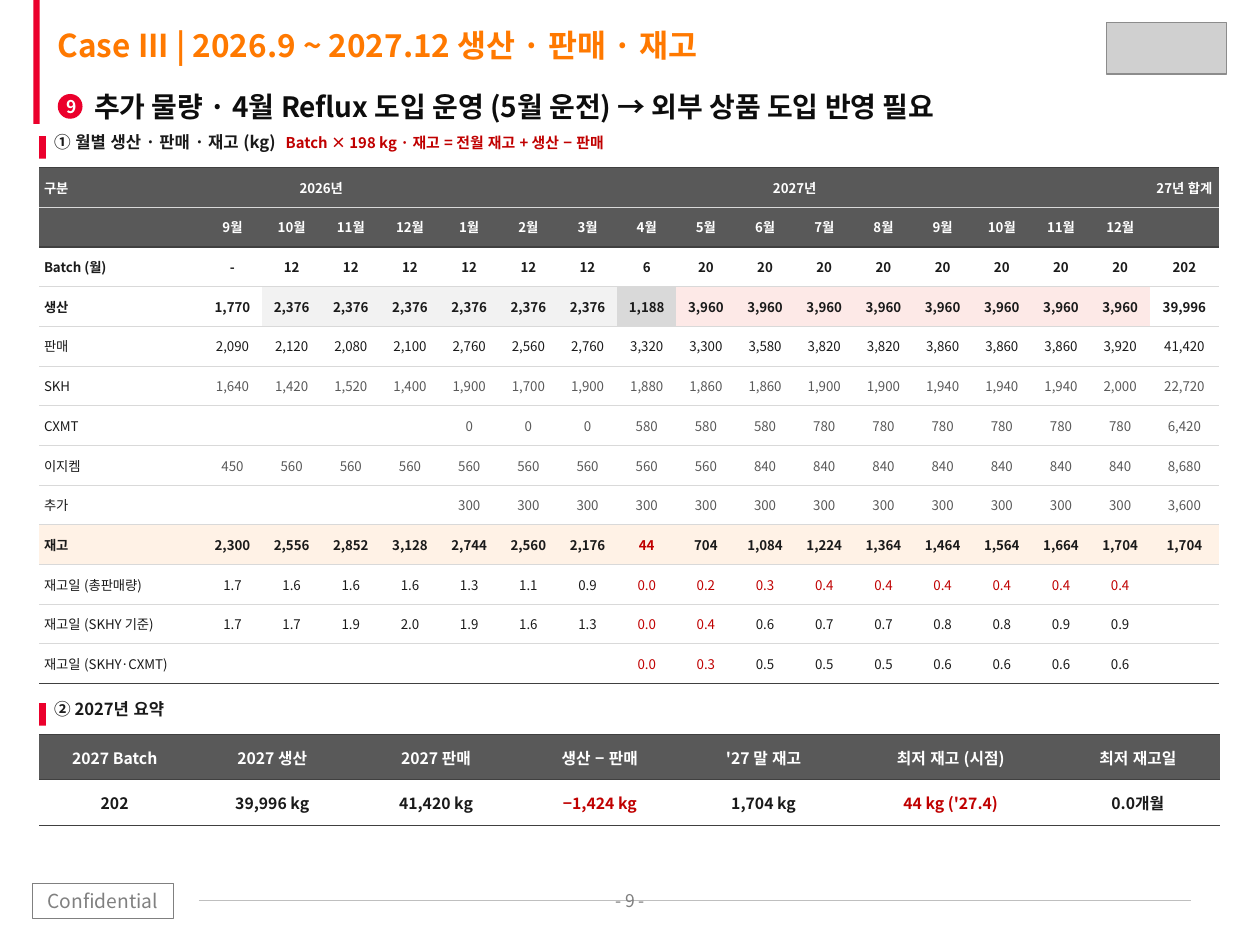
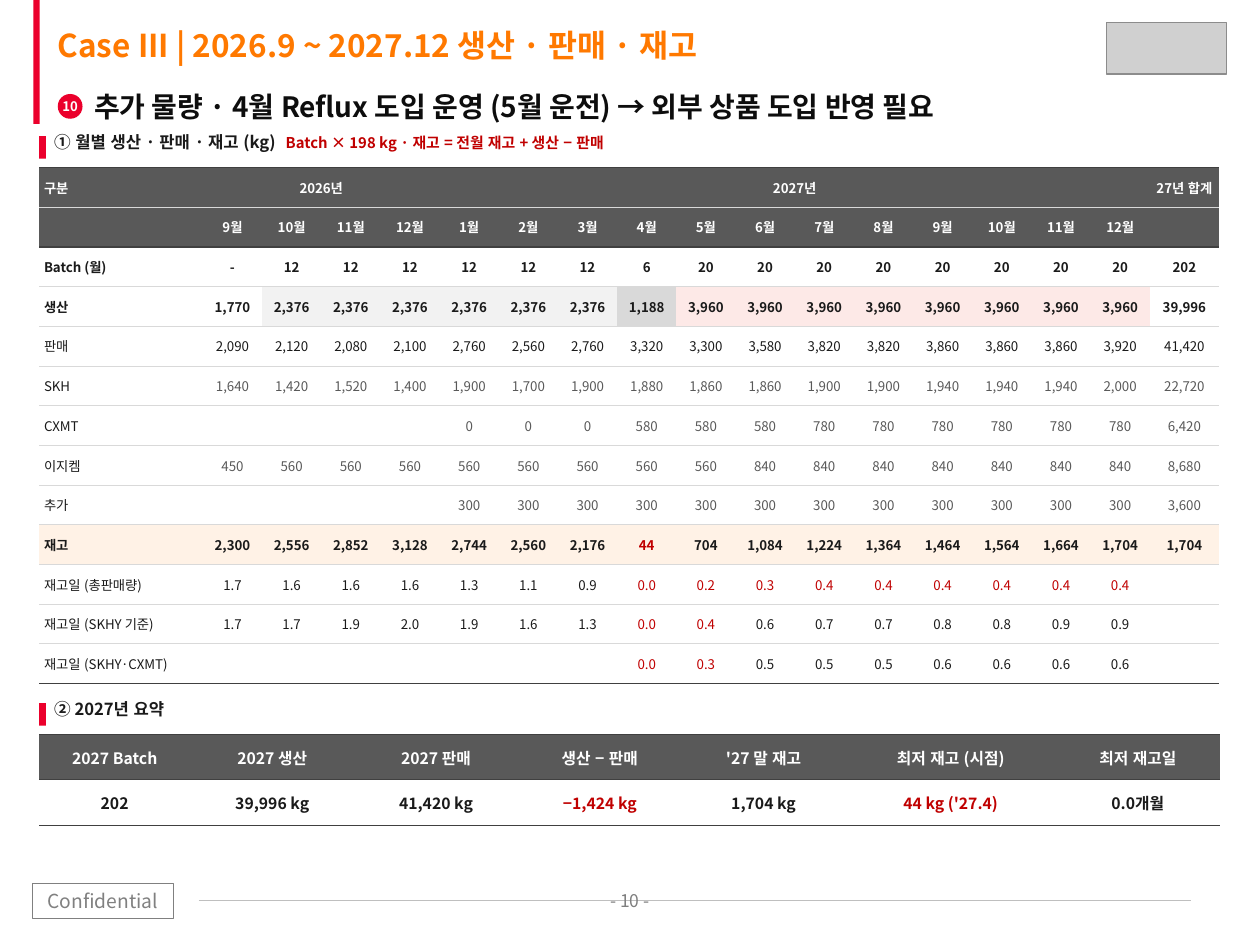
Before and after one commit to Jameskim25/-, a slide deck: slide 10 of SKTC_CpZr_Capacity_Reflux_Roadmap_2027_2028.pptx (slide 9 before the commit). Drawn at 1260x945 pixels with LibreOffice and Linux fonts; fonts in the diff are those of the drawing; grey boxes stand for pictures. Boxes give left, top, right and bottom in pixels: in the first picture for what was removed or moved away, otherwise in the second. Text is boxed around its words. In the diff, an @@ line names an element or a change of style, - is before the commit and + after.

```diff
--- a/SKTC_CpZr_Capacity_Reflux_Roadmap_2027_2028.pptx
+++ b/SKTC_CpZr_Capacity_Reflux_Roadmap_2027_2028.pptx
@@ text in ellipse at [62, 101, 78, 111]: text changed; size 10 to 7.5 pt @@
-9
+10
@@ text at [620, 894, 639, 907]: text changed @@
-- 9 -
+- 10 -
```
Also in this commit, not shown: 8 other slides changed, 1 slide added, 3 other files.
